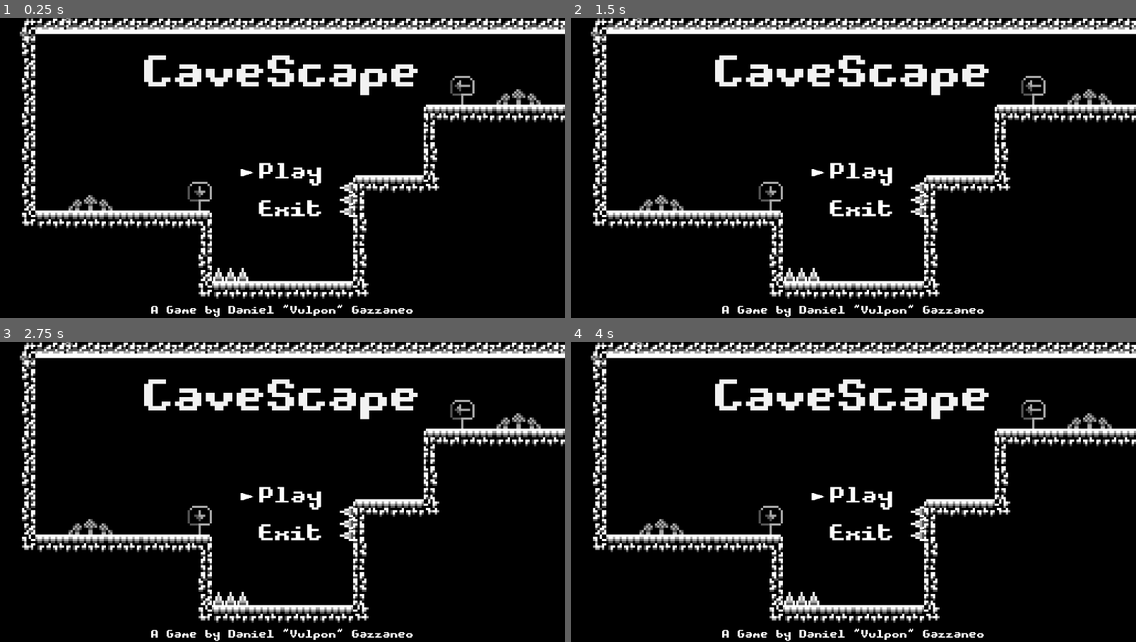
Above: before the commit, frames 1-4 (two rows, left to right).
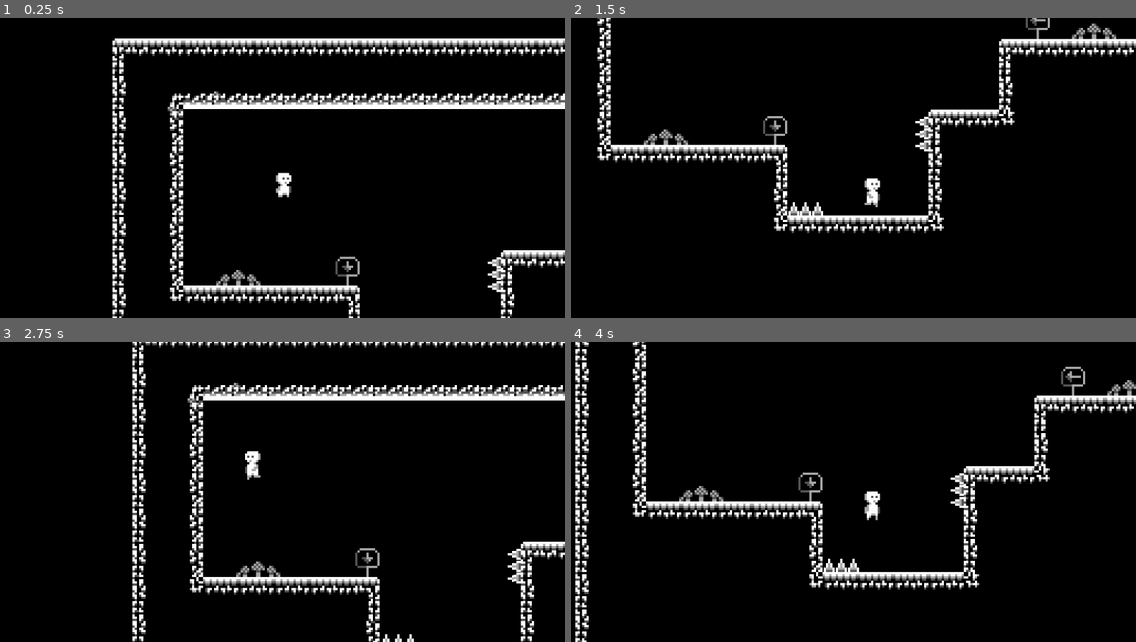
Above: after the commit, the same moments.

Repository: danielnaoexiste/CaveScape
Game: Godot game, scene res://SCENES/World.tscn
The game is run twice, just before and just after one commit, with the same random seed, the same clock (stepped at 60 frames per second) and the same inputs. Before the commit the project starts from res://SCENES/Menu.tscn.
Inputs:
- Up to frame 1 (0.25 s): no input
- Up to frame 2 (1.5 s): hold Right (ui_right) from 0.53 s (still down)
- Up to frame 3 (2.75 s): release Right (ui_right) at 2.03 s; hold Left (ui_left) from 2.03 s (still down)
- Up to frame 4 (4 s): release Left (ui_left) at 2.78 s; hold Right (ui_right) from 2.78 s (still down)

The runs differ from the first frame. In frame 1, 24% of the frame differs, in the area x 3-100%, y 0-100%; in frame 2, 21%; in frame 3, 22%; in frame 4, 23%.
Error after the commit: Trying to assign value of type 'AudioStreamPlayer' to a variable of type 'AudioStreamPlayer2D'. (res://Player.gd:23)

Commit message:
idk anymore

Diff:
--- a/project.godot
+++ b/project.godot
@@ -16,7 +16,7 @@
 [application]
 
 config/name="CGJ"
-run/main_scene="res://SCENES/Menu.tscn"
+run/main_scene="res://SCENES/World.tscn"
 boot_splash/image="res://ART/i_G8x_.png"
 boot_splash/fullsize=false
 boot_splash/bg_color=Color( 0.156863, 0.176471, 0.203922, 1 )
